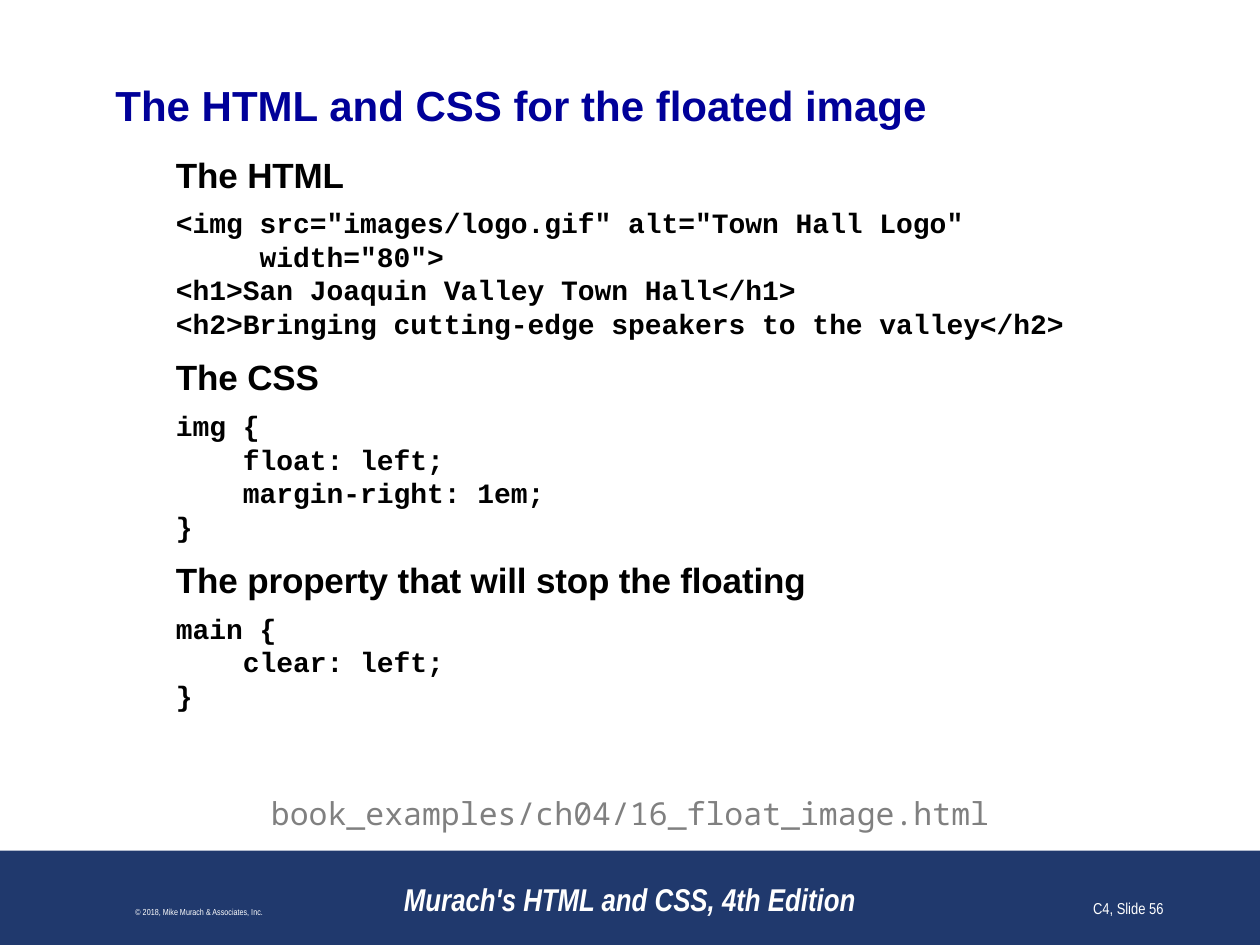
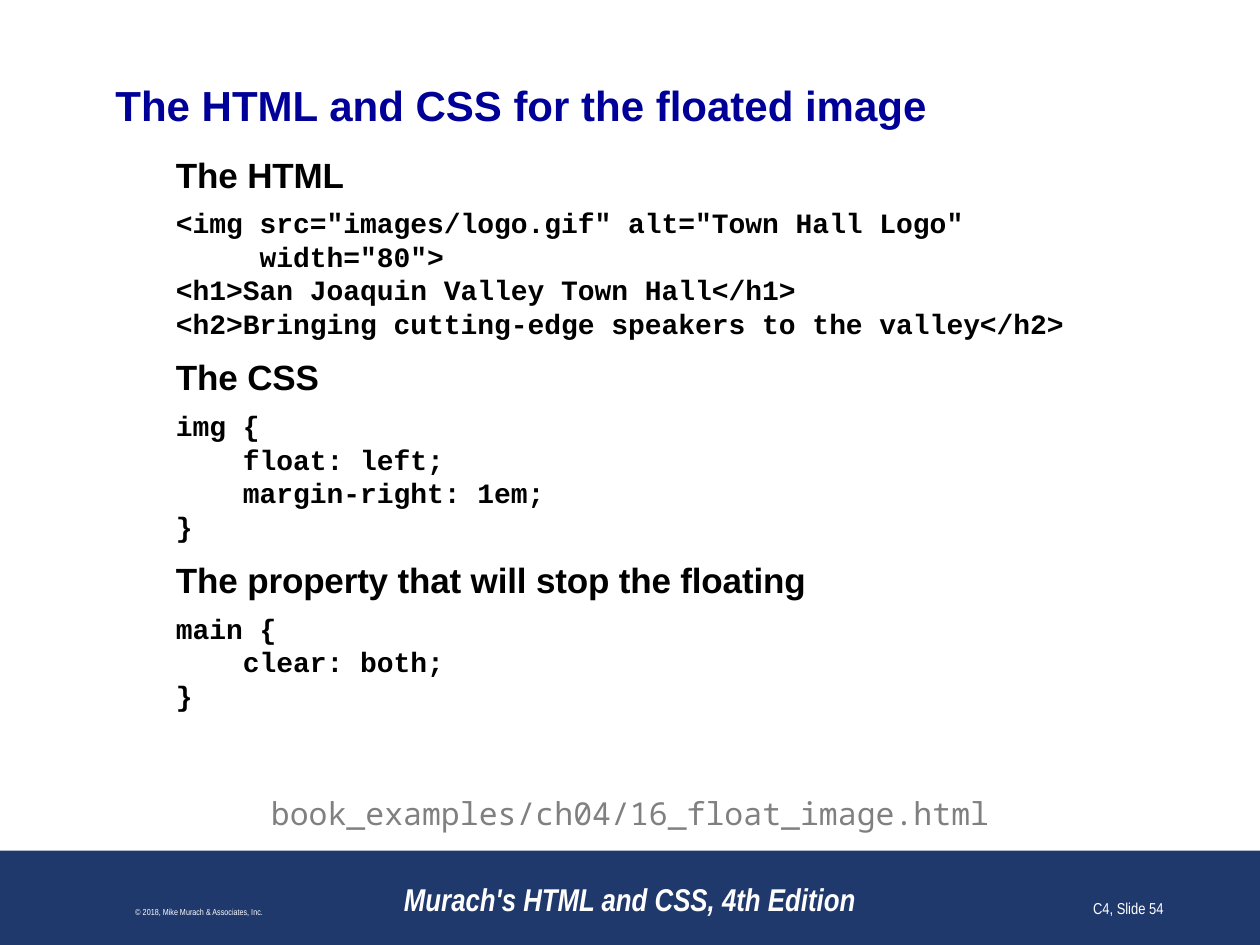
Before and after one commit to paulsmithkc/awd1000_base_lab_and_homework, a slide deck: slide 54 of murach_html_4e/slides/Chapter 4 slides (Revised).pptx (slide 56 before the commit). Drawn at 1260x945 pixels with LibreOffice and Linux fonts; fonts in the diff are those of the drawing; background and template pictures are left out. Boxes give left, top, right and bottom in pixels: in the first picture for what was removed or moved away, otherwise in the second. Text is boxed around its words. In the diff, an @@ line names an element or a change of style, - is before the commit and + after.

```diff
--- a/murach_html_4e/slides/Chapter 4 slides (Revised).pptx
+++ b/murach_html_4e/slides/Chapter 4 slides (Revised).pptx
@@ text at [243,652,444,677]: text changed @@
-clear: left;
+clear: both;
@@ page number at [1093,902,1163,916]: text changed @@
-C4, Slide 56
+C4, Slide 54
```
Also in this commit, not shown: 20 other slides changed, 1 slide added, 5 slides removed.
